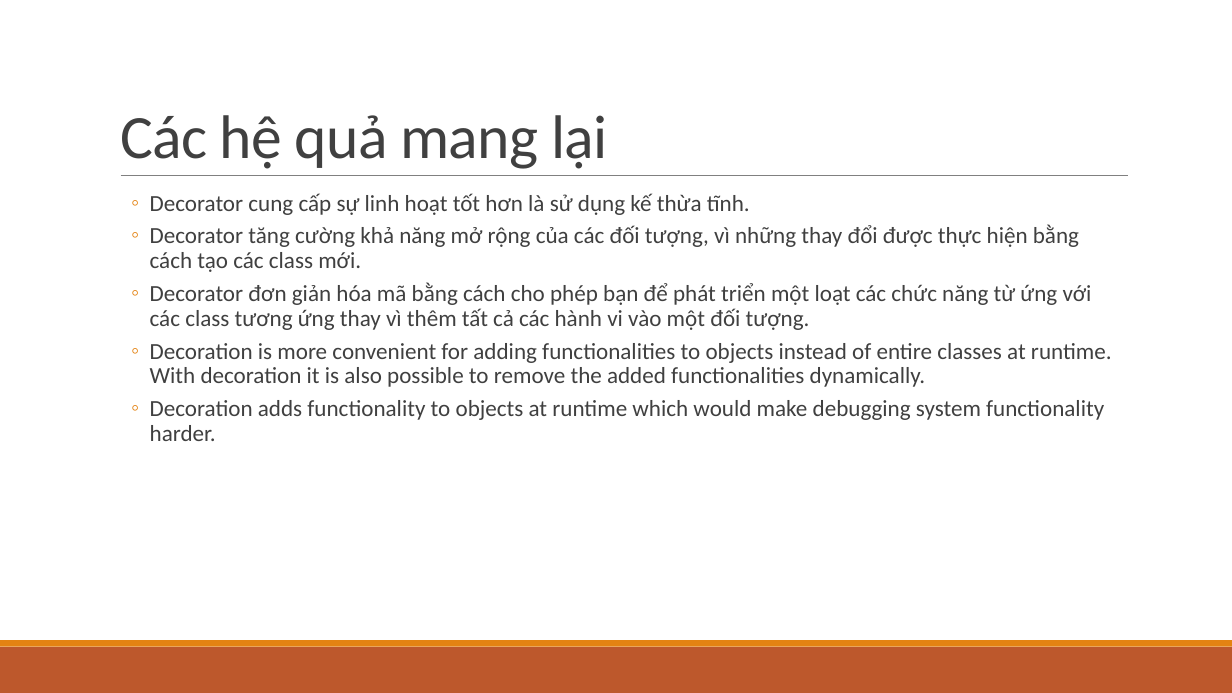
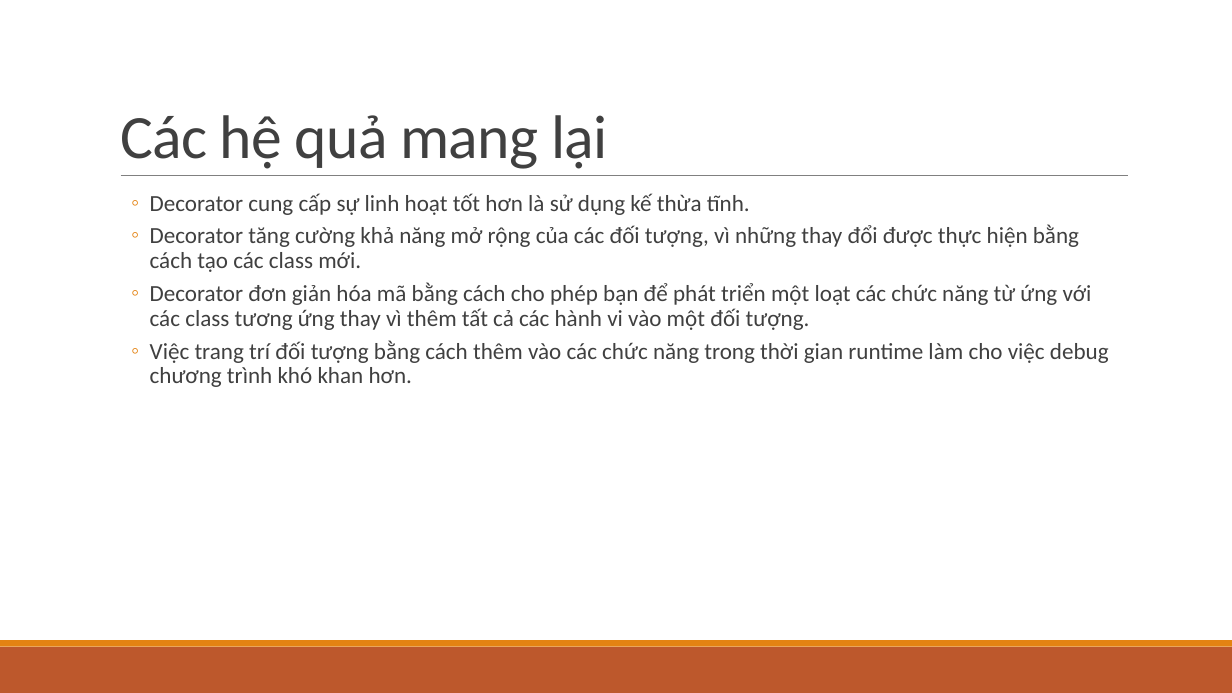
Before and after one commit to ChrisJamison/design_pattern, a slide deck: slide 12 of DP version 1.1.pptx. Drawn at 1232x693 pixels with LibreOffice and Linux fonts; fonts in the diff are those of the drawing. Boxes give left, top, right and bottom in pixels: in the first picture for what was removed or moved away, otherwise in the second. Text is boxed around its words. In the diff, an @@ line names an element or a change of style, - is before the commit and + after.

```diff
--- a/DP version 1.1.pptx
+++ b/DP version 1.1.pptx
@@ text at (150, 340, 1109, 387): text changed @@
-  ◦ Decoration is more convenient for adding functionalities to objects instead of entire classes at runtime. With decoration it is also possible to remove the added functionalities dynamically.
-  ◦ Decoration adds functionality to objects at runtime which would make debugging system functionality harder.
+  ◦ Việc trang trí đối tượng bằng cách thêm vào các chức năng trong thời gian runtime làm cho việc debug chương trình khó khan hơn.
```
Also in this commit, not shown: 7 other slides changed, 1 slide added, 1 slide removed.
